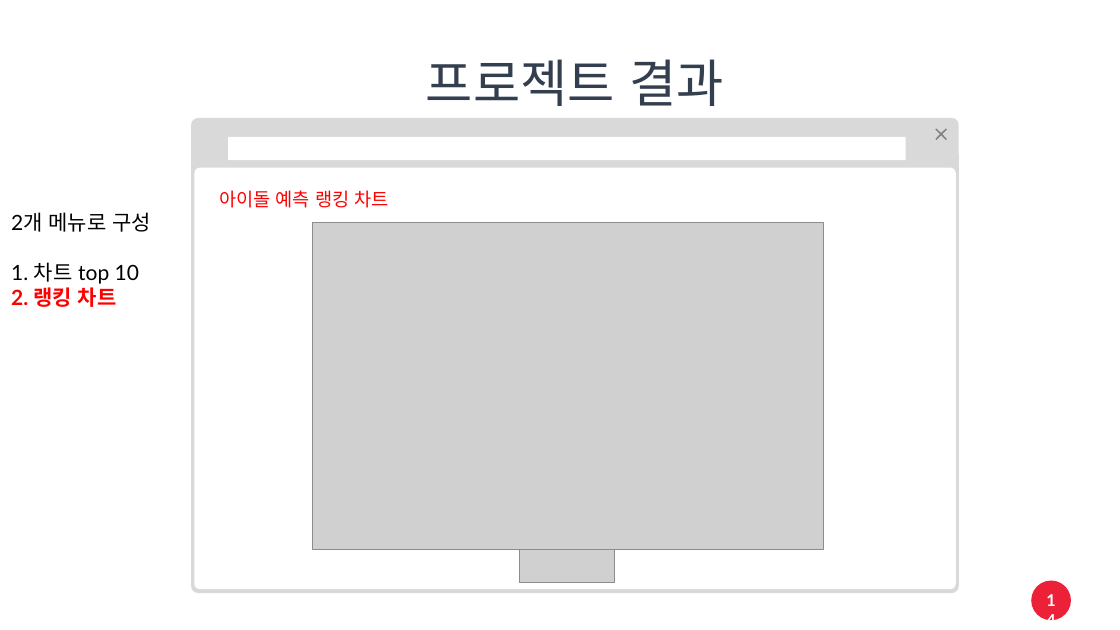
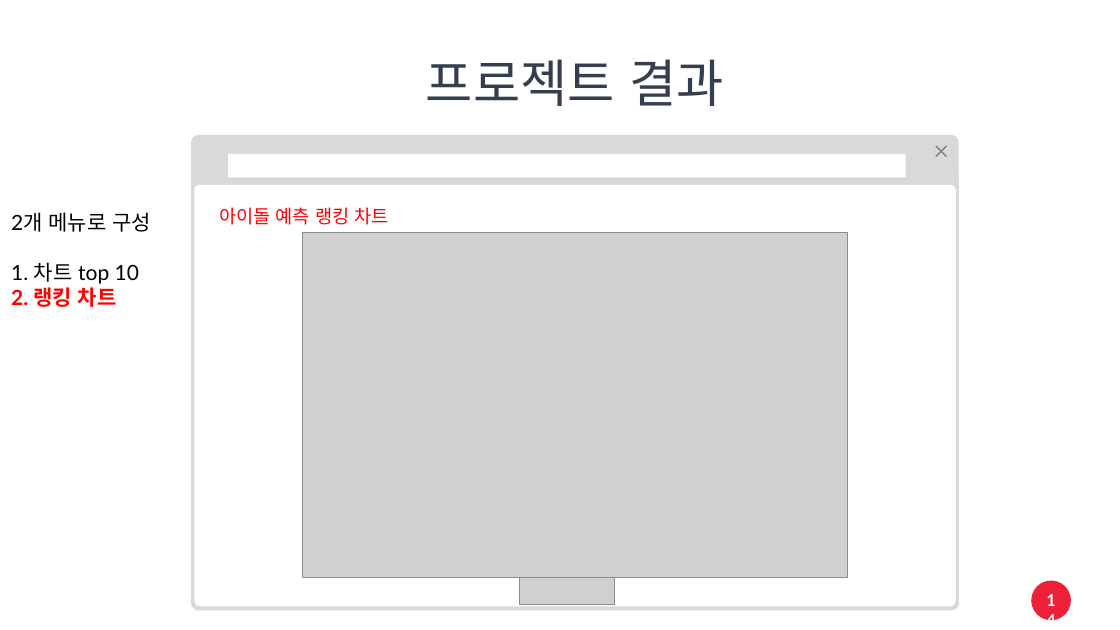
Before and after one commit to linkz73/idol_rank, a slide deck: slide 14 of 자료/프로젝트.pptx. Drawn at 1120x630 pixels with LibreOffice and Linux fonts; fonts in the diff are those of the drawing; grey boxes stand for pictures. Boxes give left, top, right and bottom in pixels: in the first picture for what was removed or moved away, otherwise in the second. Text is boxed around its words. In the diff, an @@ line names an element or a change of style, - is before the commit and + after.

```diff
--- a/자료/프로젝트.pptx
+++ b/자료/프로젝트.pptx
@@ 2 rounded rectangles, 1 text, 1 rectangle, 1 plus: place and size @@
-2 rounded rectangles, 1 text, 1 rectangle, 1 plus at box(192, 118, 960, 593)
+2 rounded rectangles, 1 text, 1 rectangle, 1 plus at box(192, 135, 960, 611)
@@ picture: place and size @@
-picture at box(313, 223, 824, 549)
+picture at box(302, 232, 847, 577)
@@ picture: place and size @@
-picture at box(519, 549, 615, 583)
+picture at box(519, 571, 615, 604)
```
Also in this commit, not shown: 10 other slides changed.
